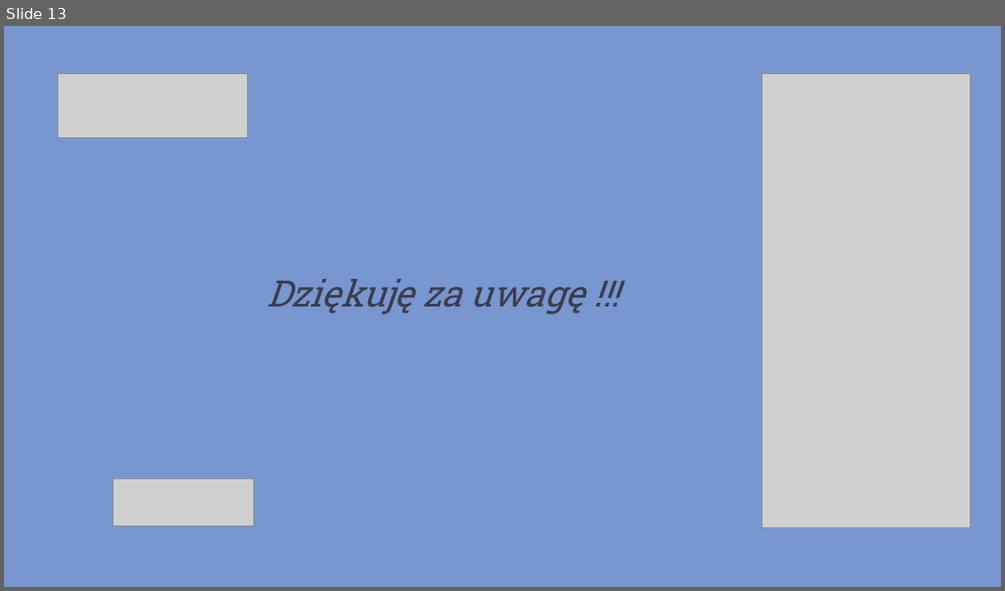
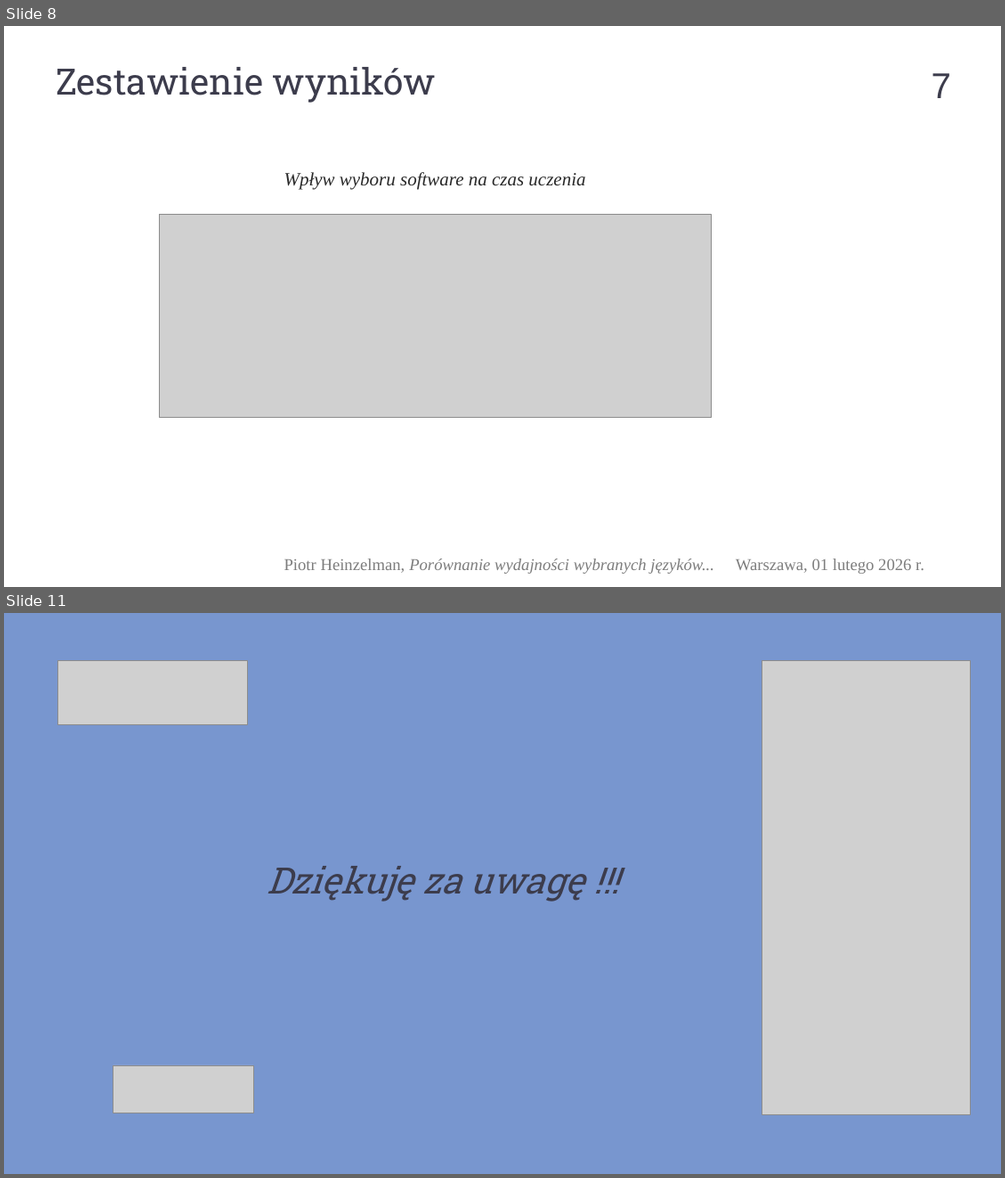
Before and after one commit to piotrHeinzelman/inz, a slide deck: _Prezentacja_/PD_203 Prezentacja_obrona_pracy.pptx. Shown one above the other, each under a label of ours: slide 13 before the commit, slides 8 and 11 after it; the slides between them are not shown. The pictures are 1005x591 and 1005x1178 pixels, drawn with LibreOffice and Linux fonts; fonts in the diff are those of the drawing; grey boxes stand for pictures; background and template pictures are left out. Boxes give left, top, right and bottom in pixels: in the first picture for what was removed or moved away, otherwise in the second. Text is boxed around its words. In the diff, an @@ line names an element or a change of style, - is before the commit and + after.

```diff
--- a/_Prezentacja_/PD_203 Prezentacja_obrona_pracy.pptx
+++ b/_Prezentacja_/PD_203 Prezentacja_obrona_pracy.pptx
@@ slide 8 added at <box>4,26,1001,587</box>, background #FFFFFF @@
@@ title added at <box>56,67,436,103</box>, 70 pt, text #3C3C4C @@
+Zestawienie wyników
@@ page number added at <box>931,73,951,98</box>, 69 pt, text #3C3C4C @@
+7
@@ text added at <box>284,172,585,190</box>, 36 pt, text #2A2A2A, italic @@
+Wpływ wyboru software na czas uczenia
@@ picture added at <box>159,214,711,417</box> @@
@@ text added at <box>284,558,714,573</box>, 32 pt, text #7D7D7D, italic @@
+Piotr Heinzelman, Porównanie wydajności wybranych języków...
@@ text added at <box>736,558,924,573</box>, 32 pt, text #7D7D7D @@
+Warszawa, 01 lutego 2026 r.
@@ what was slide 13 is now slide 11 @@
```
Also in this commit, not shown: 3 slides changed, 6 other slides added, 9 slides removed, 19 other files.
